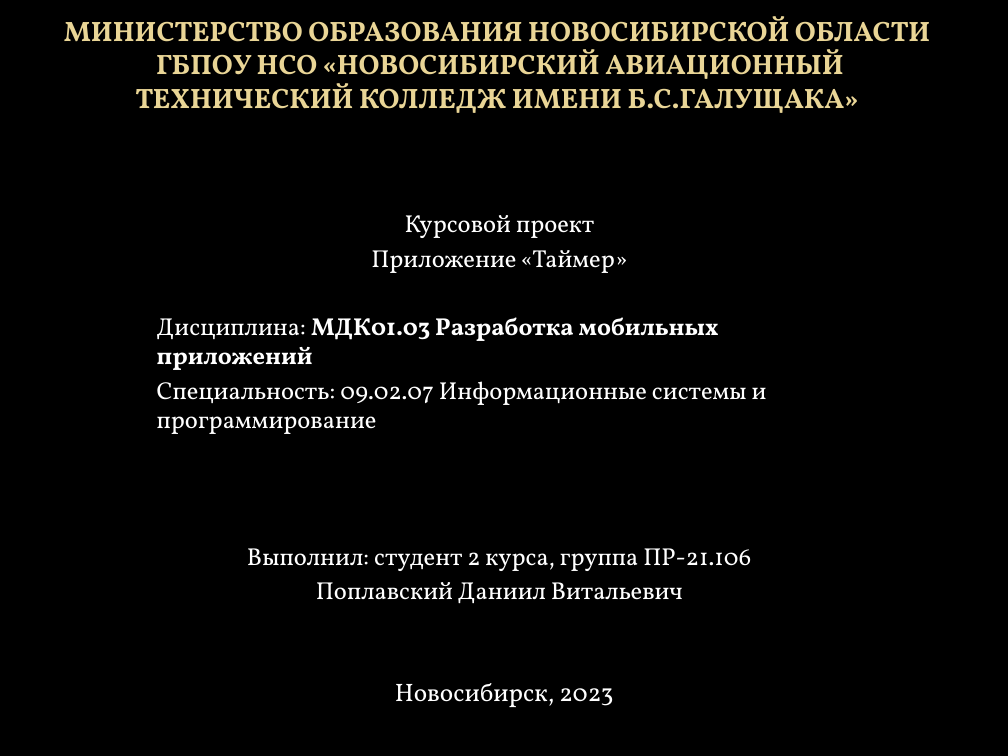
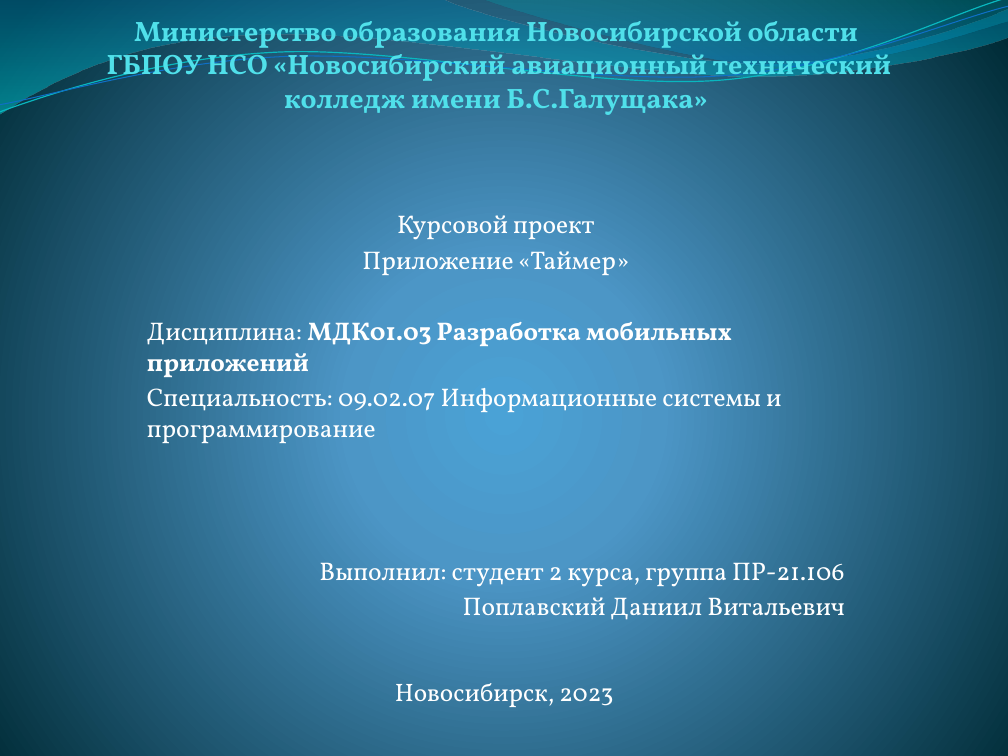
Before and after one commit to SteelySakura/Timer-Stopwatch, a slide deck: slide 1 of Курсовой проект.pptx. Drawn at 1008x756 pixels with LibreOffice and Linux fonts; fonts in the diff are those of the drawing; background and template pictures are left out. Boxes give left, top, right and bottom in pixels: in the first picture for what was removed or moved away, otherwise in the second. Text is boxed around its words. In the diff, an @@ line names an element or a change of style, - is before the commit and + after.

```diff
--- a/Курсовой проект.pptx
+++ b/Курсовой проект.pptx
@@ background picture (left out) to gradient #4AA0D6 to #4C98C7 to #002C38 @@
@@ freeform shape added at (x1=0, y1=0, x2=1008, y2=114), fill gradient #0074A1 to #00C6CF @@
@@ freeform shape added at (x1=0, y1=0, x2=1008, y2=117), outline #0AB8BF 0.85 pt @@
@@ freeform shape added at (x1=0, y1=6, x2=1008, y2=112), outline #0F6FC6 0.75 pt @@
@@ title at (x1=107, y1=21, x2=892, y2=115): text changed; text colour gradient #EAD696 to #E7D081 to #51E0EA @@
-МИНИСТЕРСТВО ОБРАЗОВАНИЯ НОВОСИБИРСКОЙ ОБЛАСТИ
-ГБПОУ НСО «НОВОСИБИРСКИЙ АВИАЦИОННЫЙ ТЕХНИЧЕСКИЙ КОЛЛЕДЖ ИМЕНИ Б.С.ГАЛУЩАКА»
+Министерство образования Новосибирской области
+ГБПОУ НСО «Новосибирский авиационный технический колледж имени Б.С.Галущака»
@@ freeform shape added at (x1=483, y1=0, x2=1008, y2=70), fill gradient #00A1A9 to #008BBF @@
@@ subtitle "Курсовой проект" at (x1=147, y1=215, x2=844, y2=620): size 17.5 to 18.2 pt; alignment centre to right @@
```
Also in this commit, not shown: 3 other slides changed.
